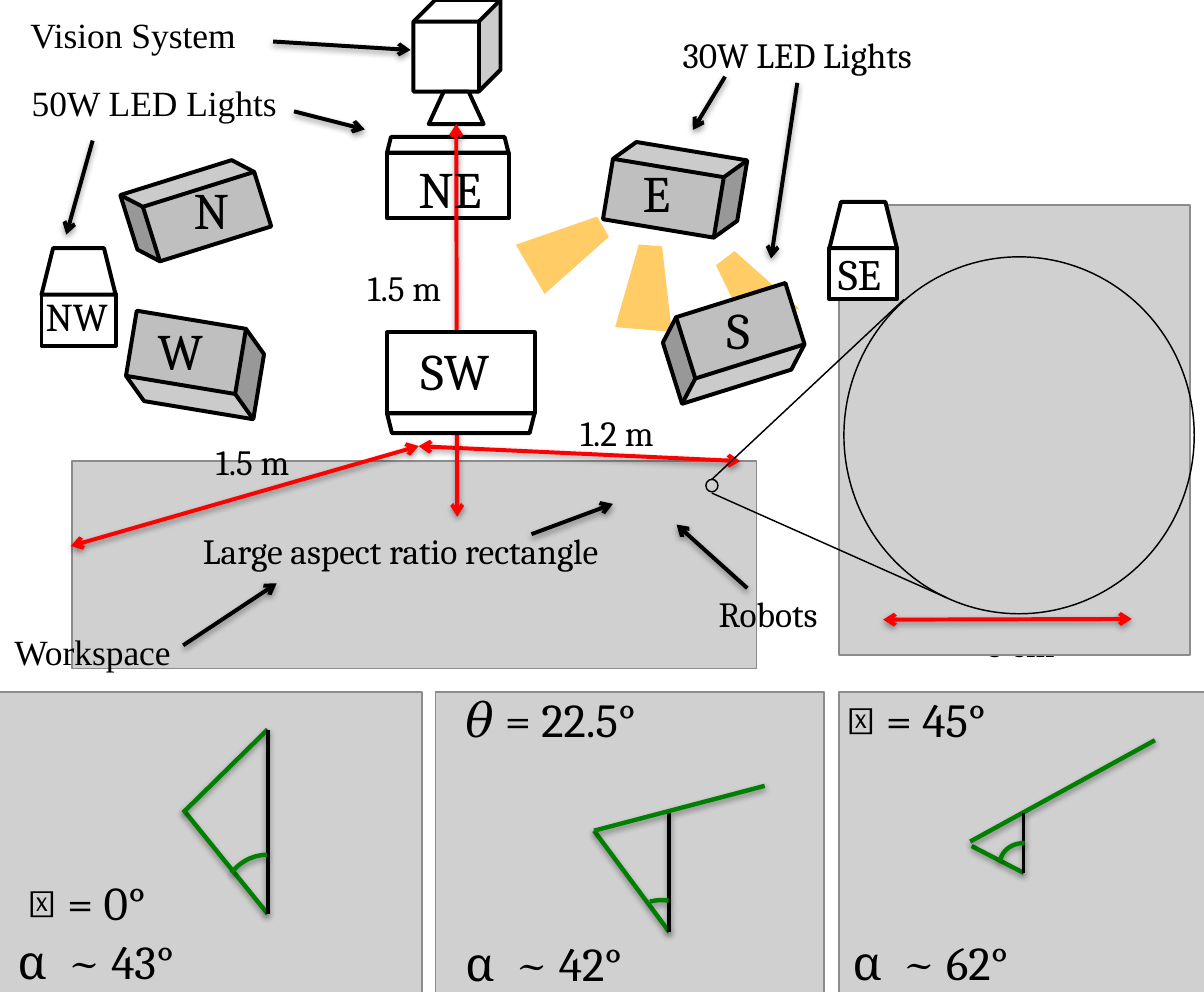
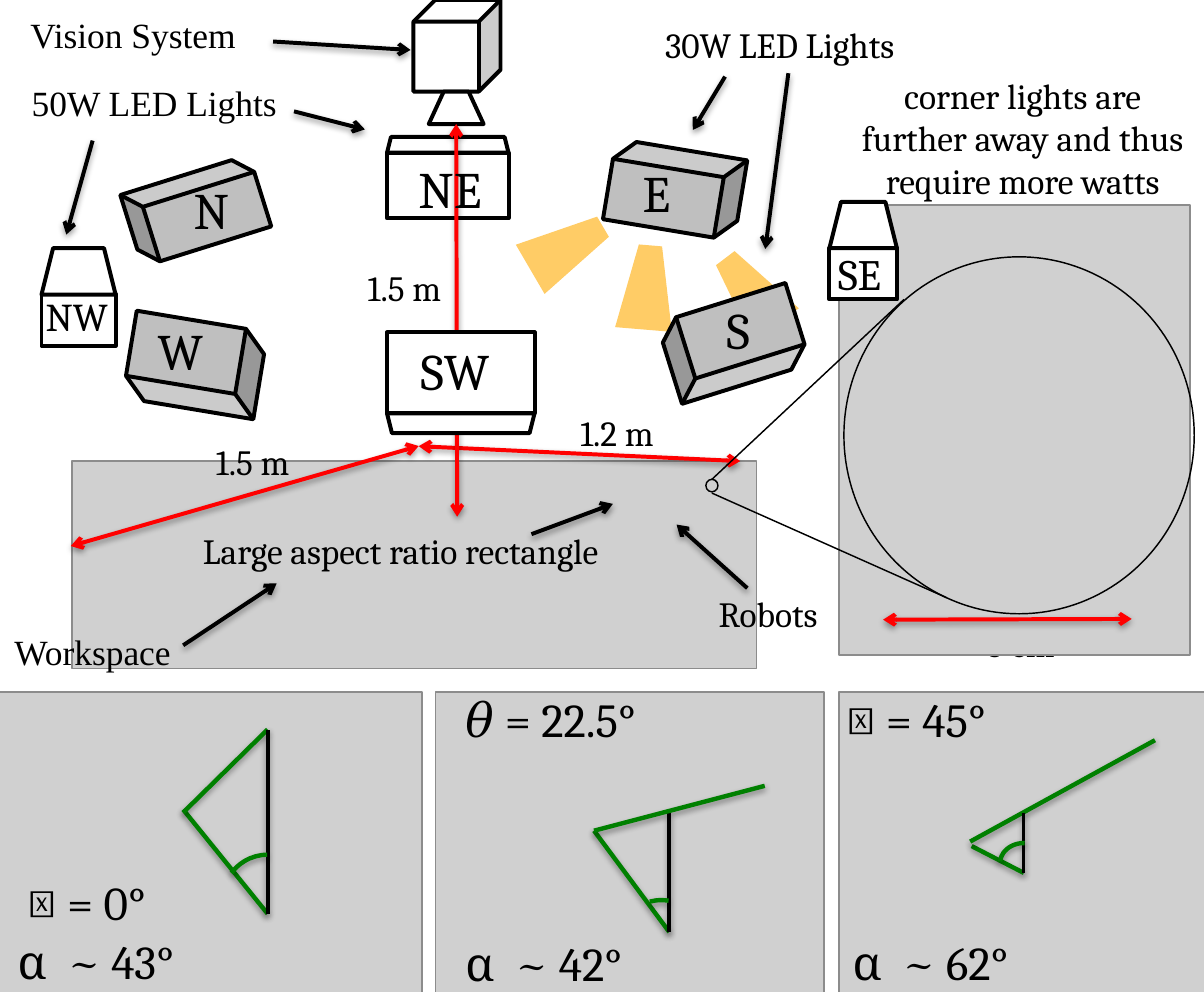
Before and after one commit to aabecker/SwarmPublications, a slide deck: slide 1 of ICRA19/pictures/pdf/SetUp.pptx. Drawn at 1204x992 pixels with LibreOffice and Linux fonts; fonts in the diff are those of the drawing; grey boxes stand for pictures. Boxes give left, top, right and bottom in pixels: in the first picture for what was removed or moved away, otherwise in the second. Text is boxed around its words. In the diff, an @@ line names an element or a change of style, - is before the commit and + after.

```diff
--- a/ICRA19/pictures/pdf/SetUp.pptx
+++ b/ICRA19/pictures/pdf/SetUp.pptx
@@ text "30W LED Lights": place and size @@
-text "30W LED Lights" at (683, 43, 912, 76)
+text "30W LED Lights" at (665, 33, 895, 66)
@@ text "30W LED Lights" at (665, 33, 895, 66): alignment centre to left @@
@@ arrow moved from (797, 82) - (771, 258) to (789, 74) - (765, 249) @@
@@ text added at (862, 84, 1183, 202), 18 pt, text #000000 @@
+corner lights are further away and thus require more watts
```
Also in this commit, not shown: 15 other files.
